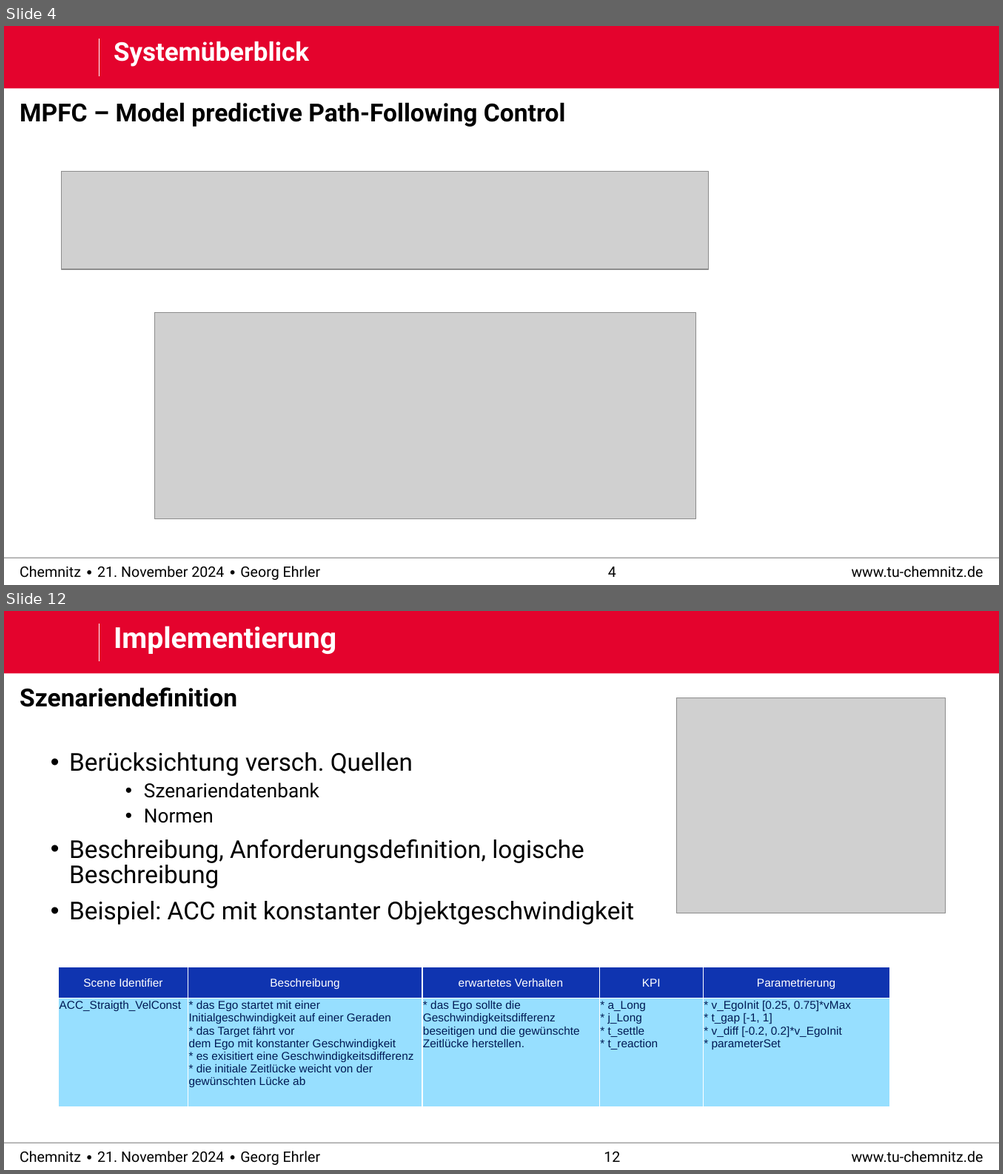
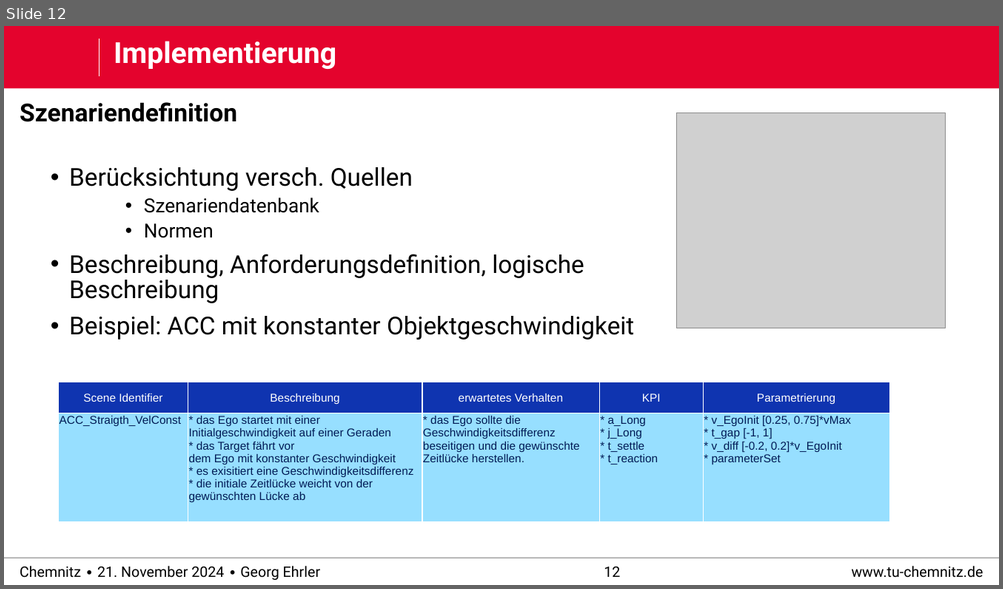
Before and after one commit to derEhrler/ACSDthesis_edited, a slide deck: defense/praktikum_defense.pptx. Shown one above the other, each under a label of ours: slides 4 and 12 before the commit, slide 12 after it; the slides between them are not shown. The pictures are 1003x1174 and 1003x589 pixels, drawn with LibreOffice and Linux fonts; fonts in the diff are those of the drawing; grey boxes stand for pictures; background and template pictures are left out. Boxes give left, top, right and bottom in pixels: in the first picture for what was removed or moved away, otherwise in the second. Text is boxed around its words. In the diff, an @@ line names an element or a change of style, - is before the commit and + after.

```diff
--- a/defense/praktikum_defense.pptx
+++ b/defense/praktikum_defense.pptx
@@ slide 4 removed at [4,26,999,585], background #FFFFFF; not listed: 6 template elements that a slide beside it also shows @@
@@ title removed at [114,41,309,67] @@
-Systemüberblick
@@ text removed at [20,102,566,127] @@
-MPFC – Model predictive Path-Following Control
@@ picture removed at [62,172,708,269] @@
@@ picture removed at [155,312,696,519] @@
```
Also in this commit, not shown: 11 slides changed, 2 slides added, 2 other slides removed.
